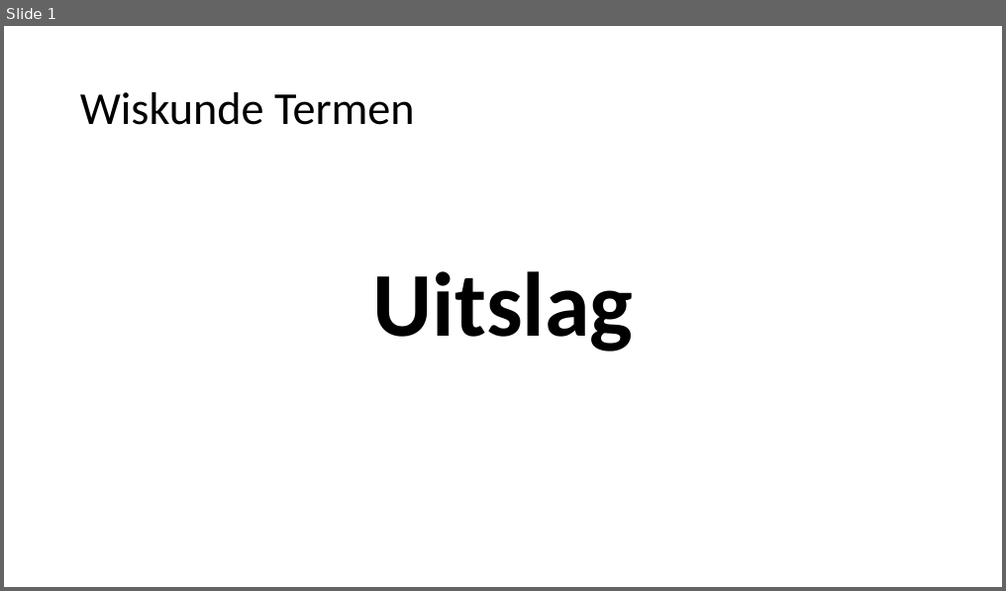
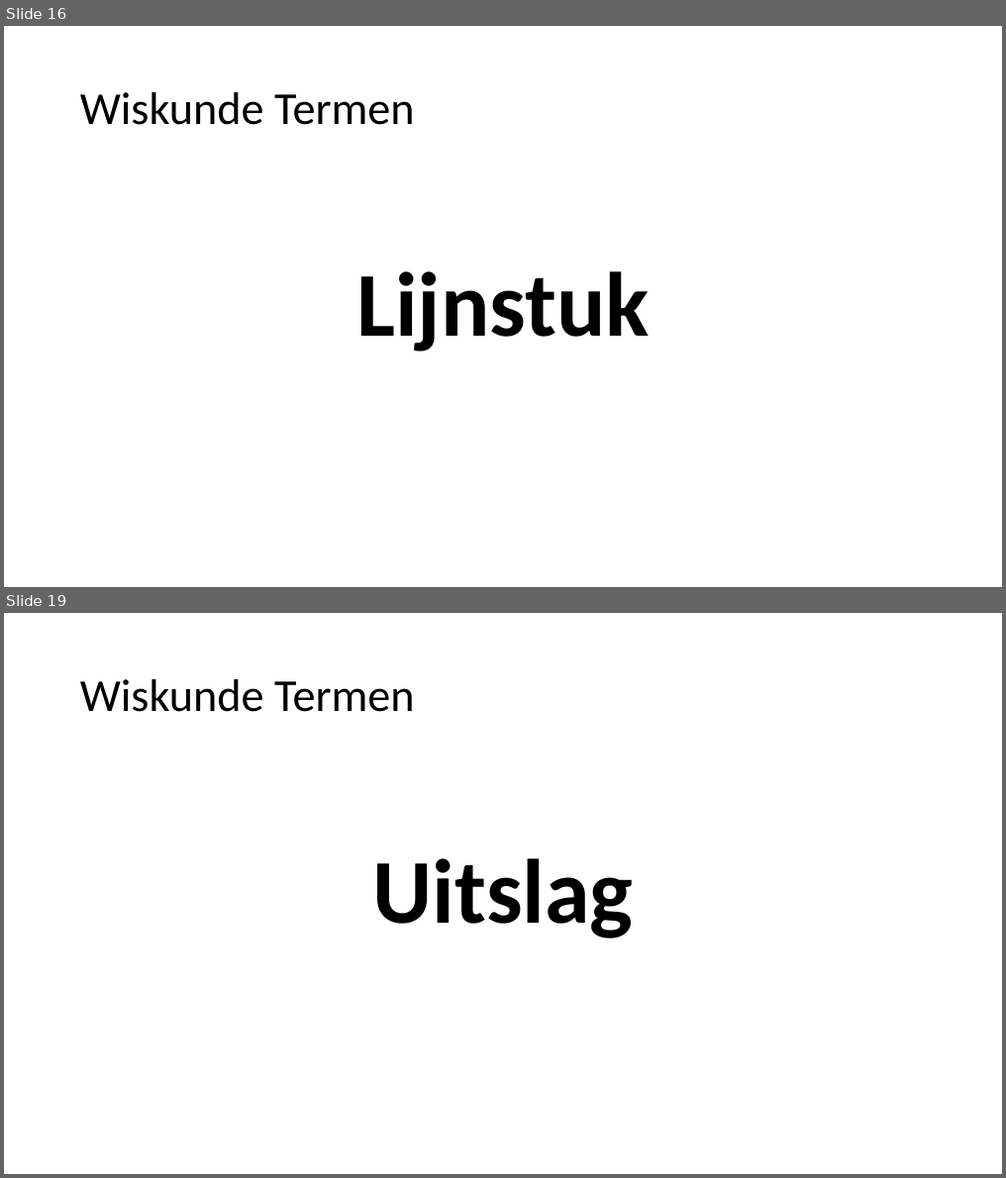
Before and after one commit to heinvinkel/wiskundetermen, a slide deck: meetkunde/AAAAMeetkunde.pptx. Shown one above the other, each under a label of ours: slide 1 before the commit, slides 16 and 19 after it; the slides between them are not shown. The pictures are 1006x591 and 1006x1178 pixels, drawn with LibreOffice and Linux fonts; fonts in the diff are those of the drawing. Boxes give left, top, right and bottom in pixels: in the first picture for what was removed or moved away, otherwise in the second. Text is boxed around its words. In the diff, an @@ line names an element or a change of style, - is before the commit and + after.

```diff
--- a/meetkunde/AAAAMeetkunde.pptx
+++ b/meetkunde/AAAAMeetkunde.pptx
@@ slide 16 added at (x1=4, y1=26, x2=1002, y2=587), background #FFFFFF @@
@@ title added at (x1=80, y1=92, x2=415, y2=125), 44 pt, text #000000 @@
+Wiskunde Termen
@@ text added at (x1=356, y1=272, x2=649, y2=352), 87.8 pt, text #000000, bold @@
+Lijnstuk
@@ what was slide 1 is now slide 19 @@
```
Also in this commit, not shown: 17 other slides added, 4 other files.
